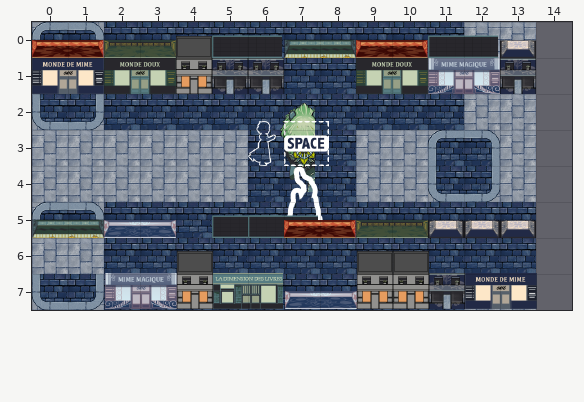
Tiled map -- cityoflight/core/assets/jsons/Level1.tmx. Above, as it was before the edit.
Cells are 64x64 px. Shown: x 0..14, y 0..7.
The same view after the edit:
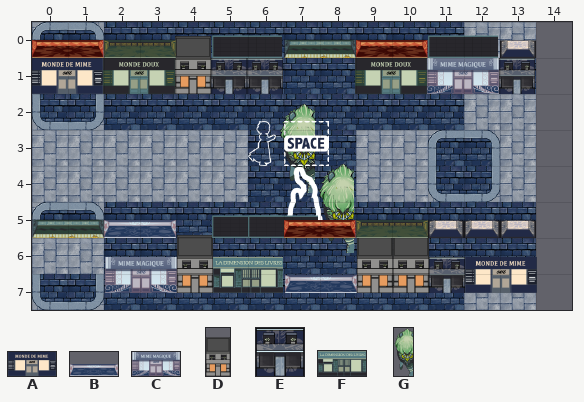
Key: from "128_cafe_blue": A 1; from "128_cafe_purple": B 0, C 1; from "64_building_short": D 0; from "64_building_short_side": E 1; from "build1": F 1; from "tarasq": G 0.
Objects are placed by their top-left corner, in cells (3,4 is the top-left corner of cell 3,4); size is 1x1 cell unless given.
Change:
Layer "Tarasque":
added: G "tarasque2" at 8,3.9 size 1x2.5
Layer "Buildings":
changed: B "building1" at 7,7 size 2x1 -> B "building1" at 7,6.5 size 2x1
changed: F "building2" at 5,7 size 2x1 -> F "building2" at 5,6.5 size 2x1
changed: D "building3" at 4,6 size 1x2 -> D "building3" at 4,5.5 size 1x2
changed: C "building4" at 2,7 size 2x1 -> C "building4" at 2,6.5 size 2x1
changed: D "building7" at 9,6 size 1x2 -> D "building7" at 9,5.5 size 1x2
changed: D "building8" at 10,6 size 1x2 -> D "building8" at 10,5.5 size 1x2
changed: E "building9" at 11,7 -> E "building9" at 11,6.5
changed: A "building13" at 12,7 size 2x1 -> A "building13" at 12,6.5 size 2x1
Changed places in both pictures, as pixel boxes (x1, y1, x2, y2):
changed: (105, 163, 537, 309)
